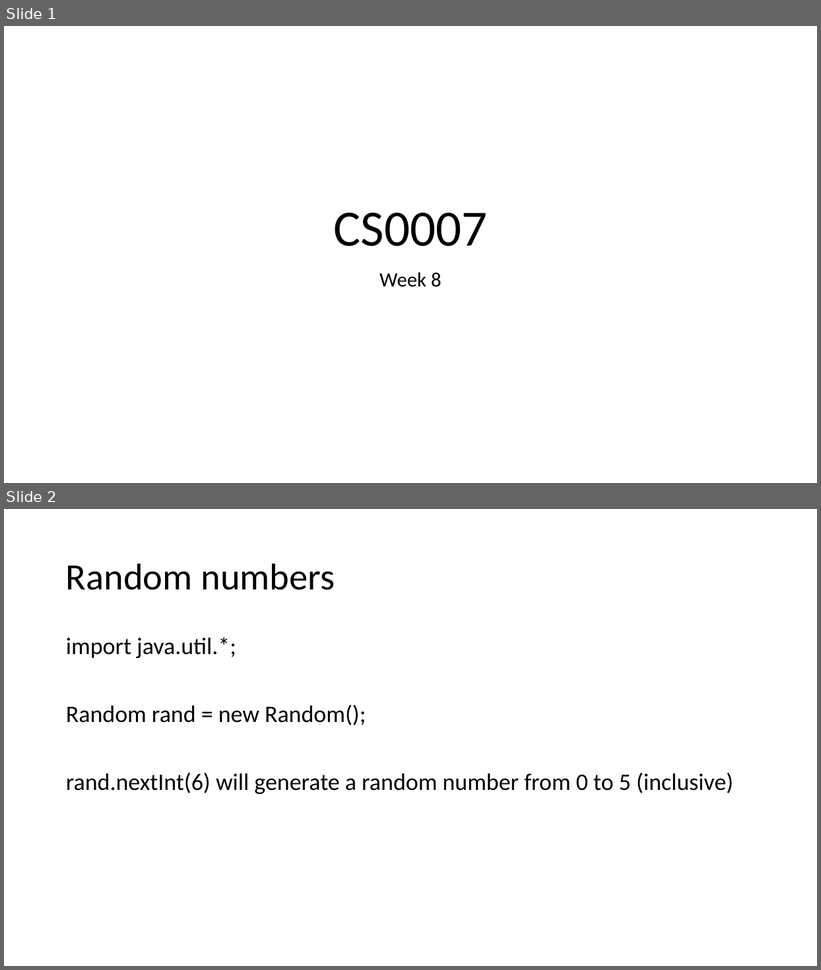
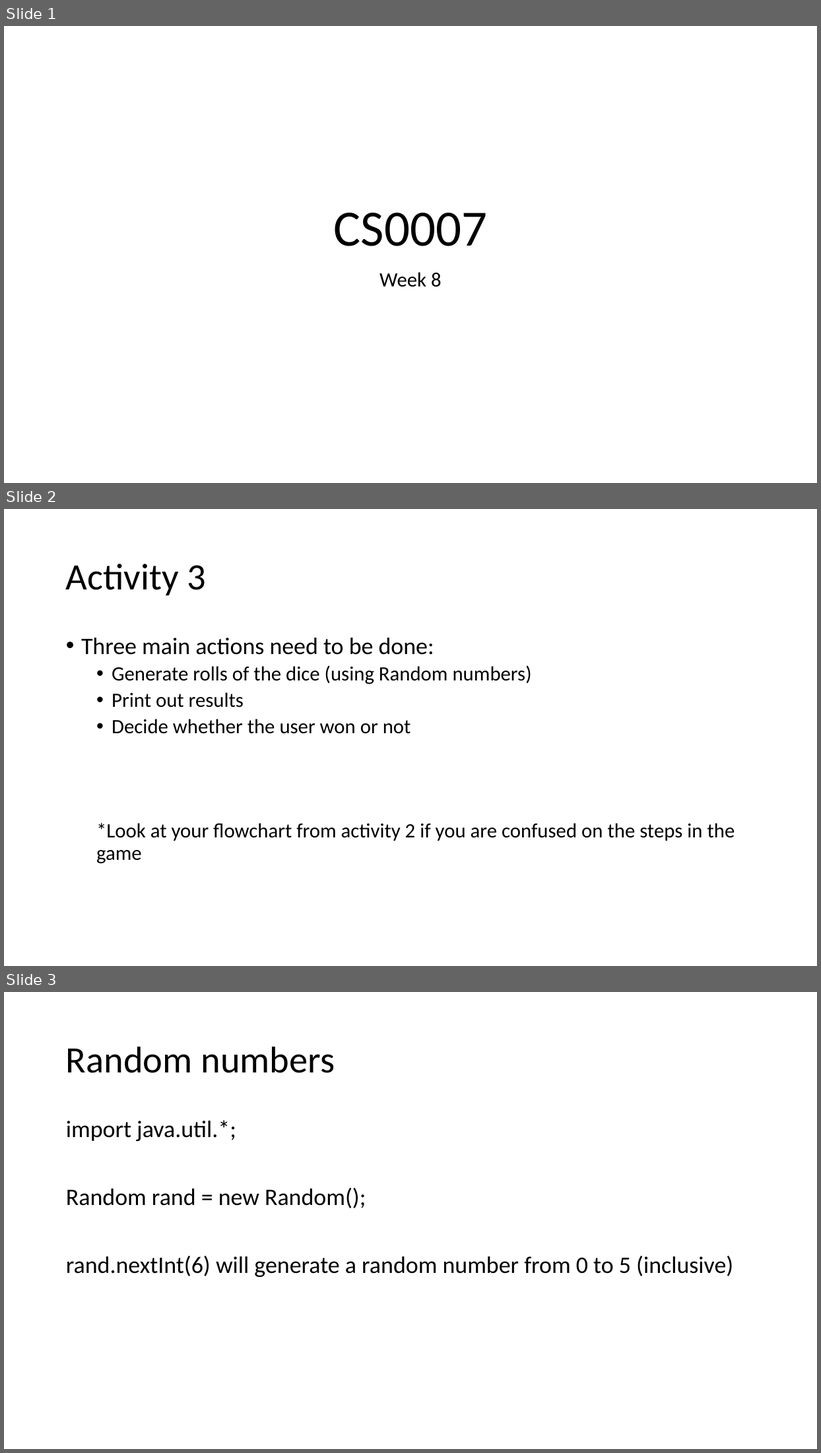
Before and after one commit to kingsman142/CS0007-UTA, a slide deck: Powerpoints/CS0007 Week 7.pptx. Shown one above the other, each under a label of ours: slides 1 and 2 before the commit, slides 1, 2 and 3 after it. The pictures are 821x970 and 821x1453 pixels, drawn with LibreOffice and Linux fonts; fonts in the diff are those of the drawing. Boxes give left, top, right and bottom in pixels: in the first picture for what was removed or moved away, otherwise in the second. Text is boxed around its words. In the diff, an @@ line names an element or a change of style, - is before the commit and + after.

Commit message:
updated powerpoint with 1 more slide

```diff
--- a/Powerpoints/CS0007 Week 7.pptx
+++ b/Powerpoints/CS0007 Week 7.pptx
@@ slide 2 added at (4, 509, 817, 966), background #FFFFFF @@
@@ title added at (66, 564, 206, 595), 44 pt, text #000000 @@
+Activity 3
@@ text added at (81, 638, 735, 864), 24 pt, text #000000 @@
+• Three main actions need to be done:
+  • Generate rolls of the dice (using Random numbers)
+  • Print out results
+  • Decide whether the user won or not
+  *Look at your flowchart from activity 2 if you are confused on the steps in the game
@@ what was slide 2 is now slide 3 @@
```
